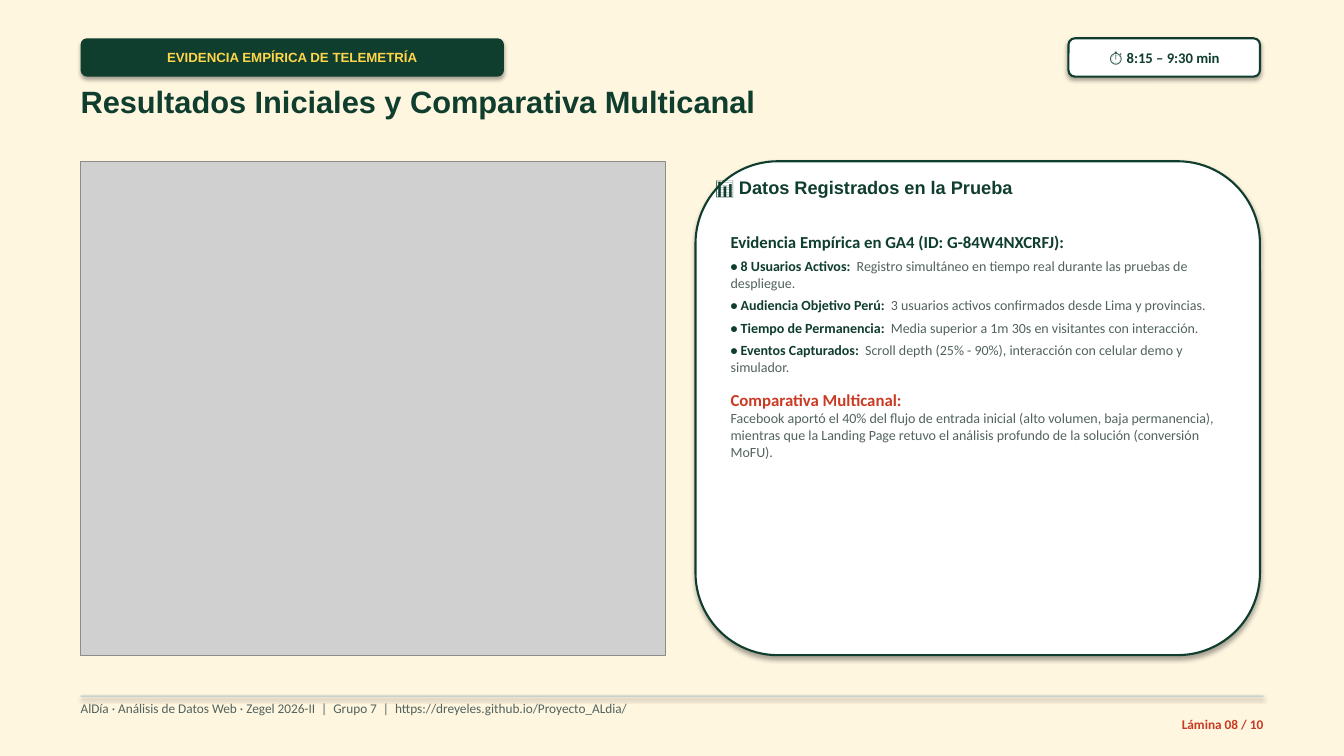
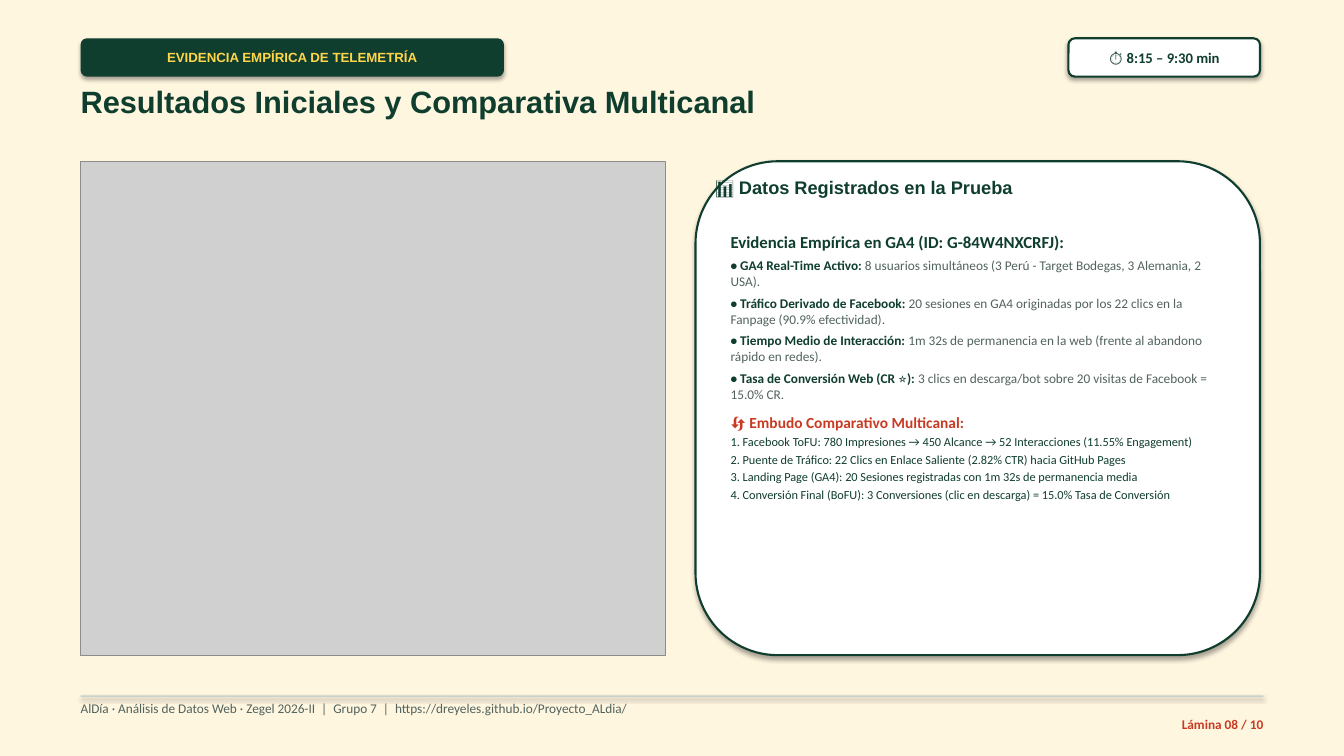
Before and after one commit to Dreyeles/Proyecto_ALdia, a slide deck: slide 8 of Presentacion_Avance1_Analisis_Datos_Web.pptx. Drawn at 1344x756 pixels with LibreOffice and Linux fonts; fonts in the diff are those of the drawing; grey boxes stand for pictures. Boxes give left, top, right and bottom in pixels: in the first picture for what was removed or moved away, otherwise in the second. Text is boxed around its words. In the diff, an @@ line names an element or a change of style, - is before the commit and + after.

Commit message:
feat: simular y correlacionar metricas de Facebook con telemetria de Google Analytics 4 (funnel 450 alcance -> 22 clics -> 20 sesiones -> 3 conversiones)

```diff
--- a/Presentacion_Avance1_Analisis_Datos_Web.pptx
+++ b/Presentacion_Avance1_Analisis_Datos_Web.pptx
@@ text at (731,260,1202,501): text changed; size 10 to 9.5 pt; text colour #52635D to #0F3D2E @@
-• 8 Usuarios Activos: Registro simultáneo en tiempo real durante las pruebas de despliegue.
-• Audiencia Objetivo Perú: 3 usuarios activos confirmados desde Lima y provincias.
-• Tiempo de Permanencia: Media superior a 1m 30s en visitantes con interacción.
-• Eventos Capturados: Scroll depth (25% - 90%), interacción con celular demo y simulador.
-Comparativa Multicanal:
-Facebook aportó el 40% del flujo de entrada inicial (alto volumen, baja permanencia), mientras que la Landing Page retuvo el análisis profundo de la solución (conversión MoFU).
+• GA4 Real-Time Activo: 8 usuarios simultáneos (3 Perú - Target Bodegas, 3 Alemania, 2 USA).
+• Tráfico Derivado de Facebook: 20 sesiones en GA4 originadas por los 22 clics en la Fanpage (90.9% efectividad).
+• Tiempo Medio de Interacción: 1m 32s de permanencia en la web (frente al abandono rápido en redes).
+• Tasa de Conversión Web (CR ⭐): 3 clics en descarga/bot sobre 20 visitas de Facebook = 15.0% CR.
+🔄 Embudo Comparativo Multicanal:
+1. Facebook ToFU: 780 Impresiones → 450 Alcance → 52 Interacciones (11.55% Engagement)
+2. Puente de Tráfico: 22 Clics en Enlace Saliente (2.82% CTR) hacia GitHub Pages
+3. Landing Page (GA4): 20 Sesiones registradas con 1m 32s de permanencia media
+4. Conversión Final (BoFU): 3 Conversiones (clic en descarga) = 15.0% Tasa de Conversión
```
Also in this commit, not shown: 2 other slides changed, 3 other files.
